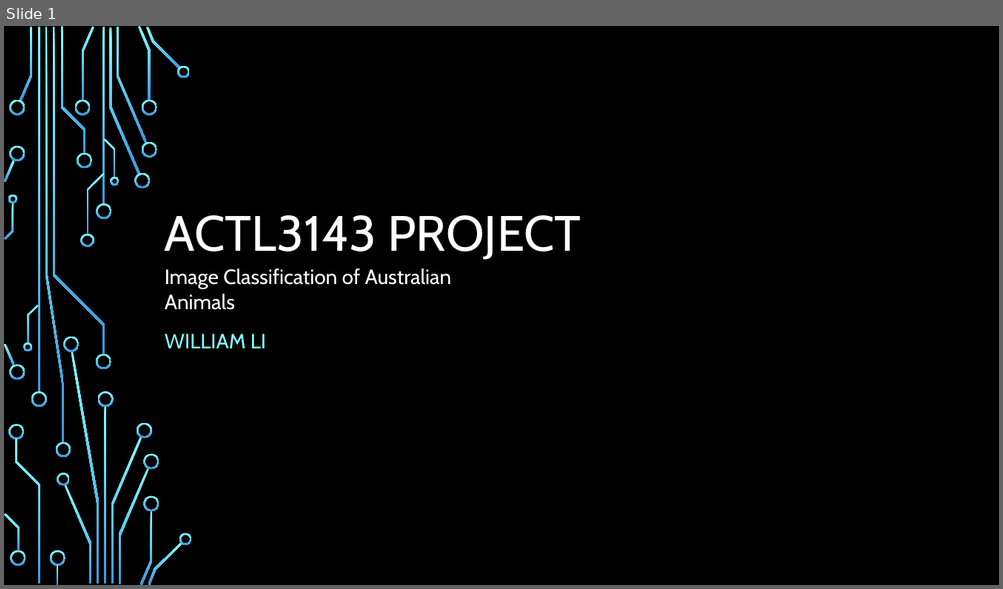
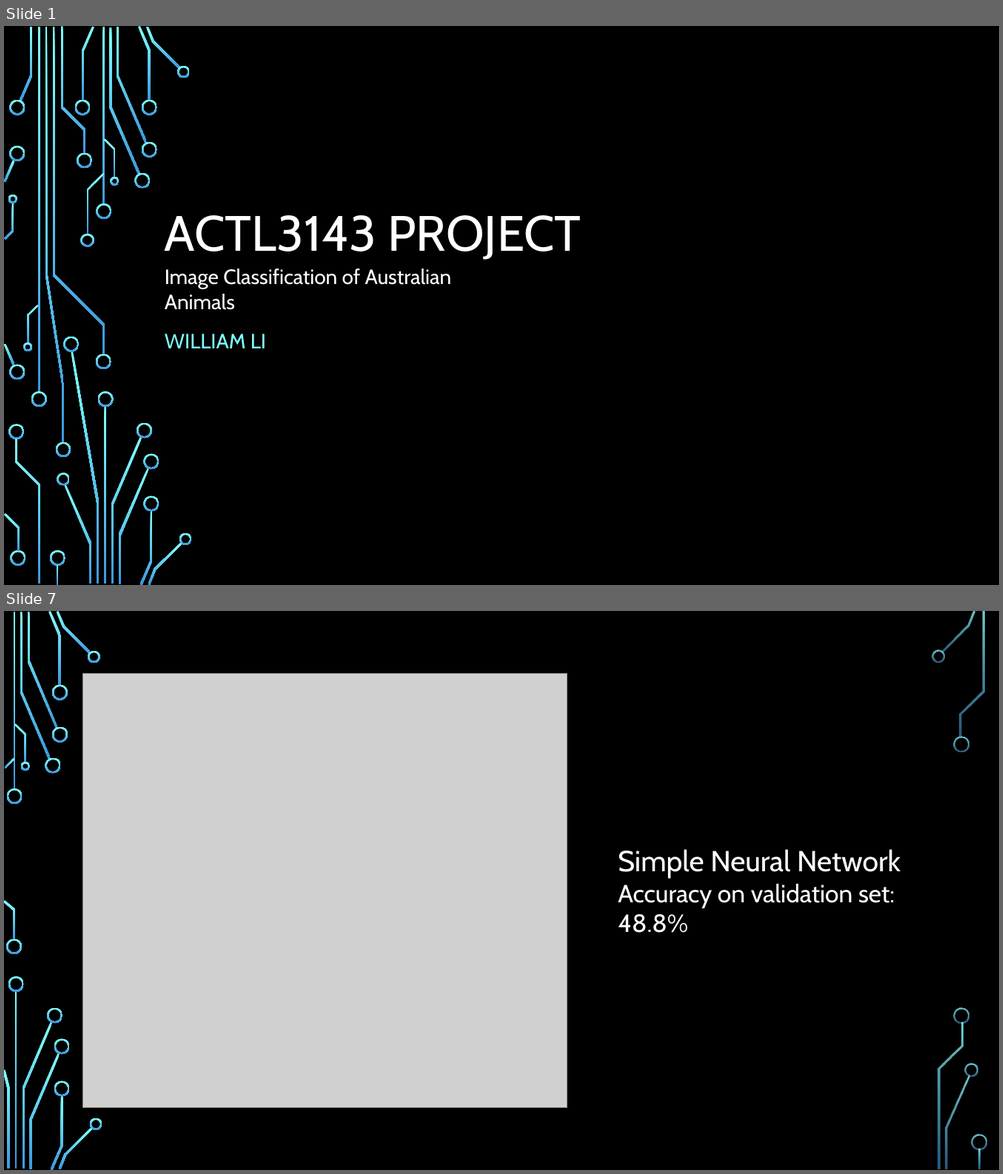
Before and after one commit to williamrjli/actl3143-project, a slide deck: ACTL3143 Video PowerPoint.pptx. Shown one above the other, each under a label of ours: slide 1 before the commit, slides 1 and 7 after it; the slides between them are not shown. The pictures are 1003x589 and 1003x1174 pixels, drawn with LibreOffice and Linux fonts; fonts in the diff are those of the drawing; grey boxes stand for pictures; background and template pictures are left out. Boxes give left, top, right and bottom in pixels: in the first picture for what was removed or moved away, otherwise in the second. Text is boxed around its words. In the diff, an @@ line names an element or a change of style, - is before the commit and + after.

```diff
--- a/ACTL3143 Video PowerPoint.pptx
+++ b/ACTL3143 Video PowerPoint.pptx
@@ slide 7 added at [4,611,999,1170], background picture (left out) @@
@@ picture added at [83,674,567,1108] @@
@@ text added at [617,849,900,933], 24 pt, text #FFFFFF @@
+Simple Neural Network
+Accuracy on validation set: 48.8%
@@ group added at [4,611,987,1170]: 33 freeform shapes, 3 rectangles @@
```
Also in this commit, not shown: 2 slides changed, 10 other slides added, 3 slides removed, 11 other files.
